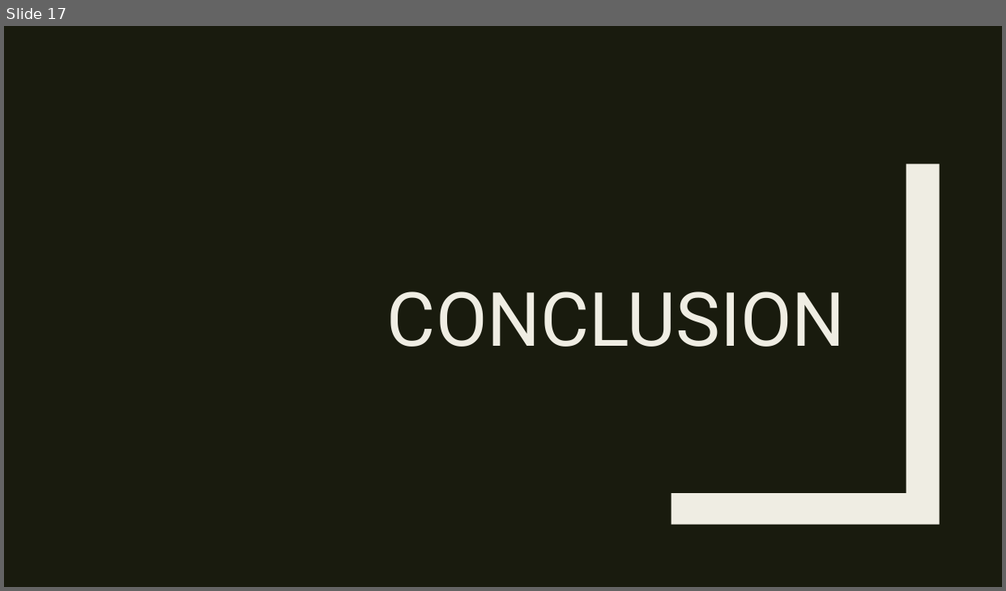
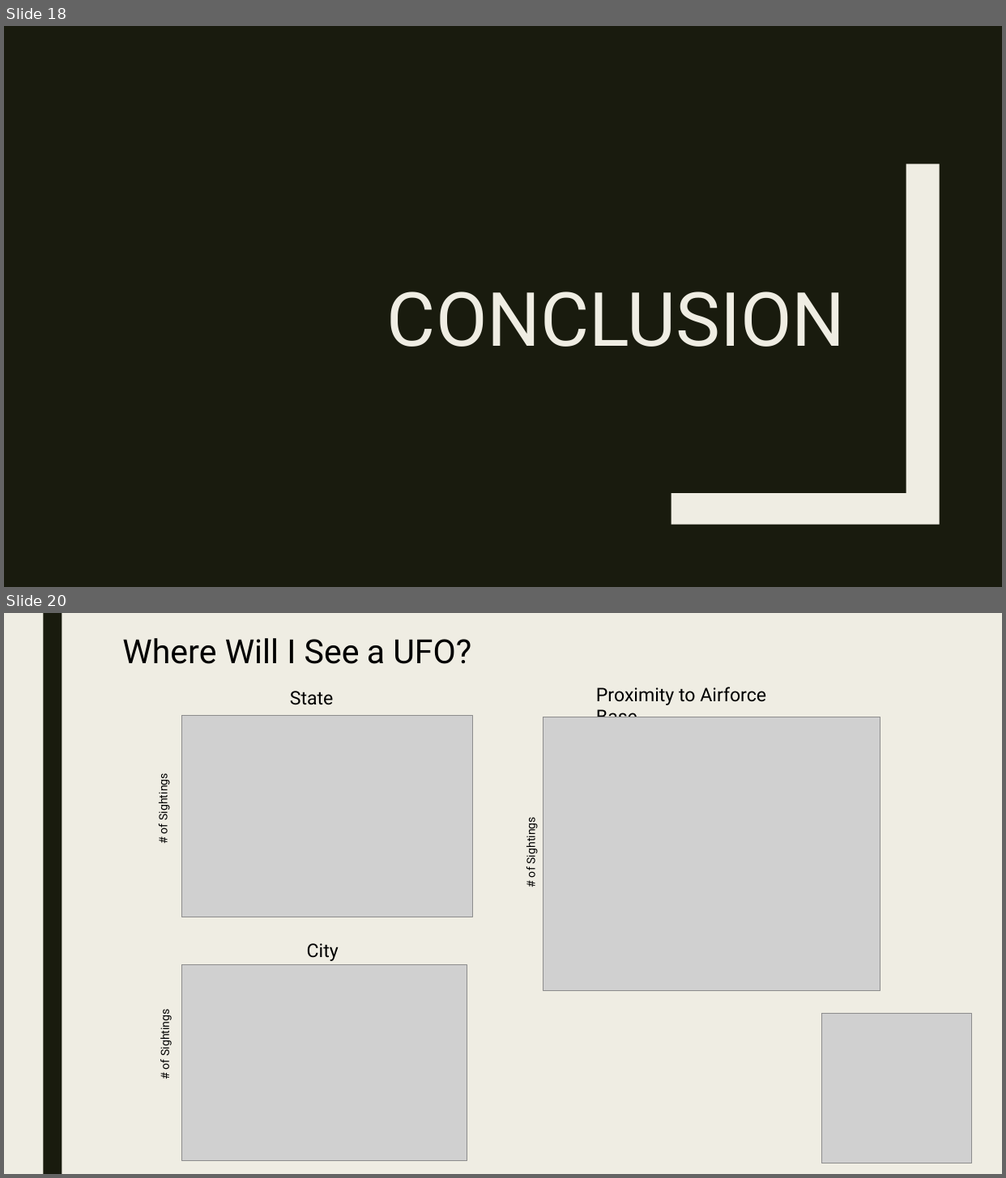
Before and after one commit to Preetikasri/UFO-Sightings-Analysis, a slide deck: ufo_presentation_v3.pptx. Shown one above the other, each under a label of ours: slide 17 before the commit, slides 18 and 20 after it; the slides between them are not shown. The pictures are 1006x591 and 1006x1178 pixels, drawn with LibreOffice and Linux fonts; fonts in the diff are those of the drawing; grey boxes stand for pictures. Boxes give left, top, right and bottom in pixels: in the first picture for what was removed or moved away, otherwise in the second. Text is boxed around its words. In the diff, an @@ line names an element or a change of style, - is before the commit and + after.

```diff
--- a/ufo_presentation_v3.pptx
+++ b/ufo_presentation_v3.pptx
@@ slide 20 added at (x1=4, y1=613, x2=1002, y2=1174), background #EFEDE3 @@
@@ rectangle added at (x1=43, y1=613, x2=62, y2=1174), fill #191B0E @@
@@ text added at (x1=122, y1=638, x2=471, y2=664), 32 pt, text #000000 @@
+Where Will I See a UFO?
@@ text added at (x1=290, y1=691, x2=334, y2=705), 18 pt, text #000000 @@
+State
@@ text added at (x1=596, y1=687, x2=766, y2=717), 18 pt, text #000000 @@
+Proximity to Airforce Base
@@ picture added at (x1=182, y1=716, x2=473, y2=918) @@
@@ picture added at (x1=543, y1=717, x2=880, y2=992) @@
@@ text added at (x1=155, y1=777, x2=171, y2=834), 11 pt, text #000000 @@
+# of Sightings
@@ text added at (x1=523, y1=821, x2=539, y2=878), 11 pt, text #000000 @@
+# of Sightings
@@ text added at (x1=307, y1=943, x2=339, y2=961), 18 pt, text #000000 @@
+City
@@ picture added at (x1=182, y1=965, x2=467, y2=1161) @@
@@ text added at (x1=157, y1=1013, x2=172, y2=1070), 11 pt, text #000000 @@
+# of Sightings
@@ picture added at (x1=821, y1=1014, x2=971, y2=1164) @@
@@ what was slide 17 is now slide 18 @@
```
Also in this commit, not shown: 11 slides changed, 4 other slides added.
